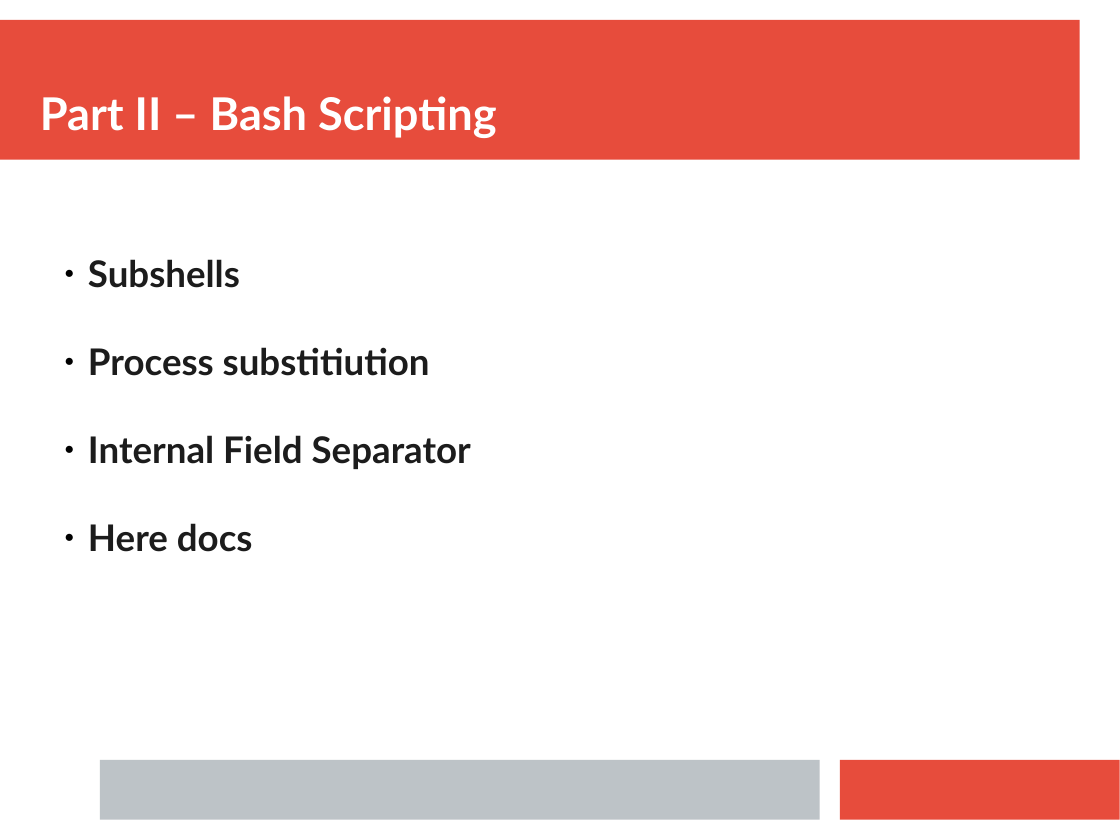
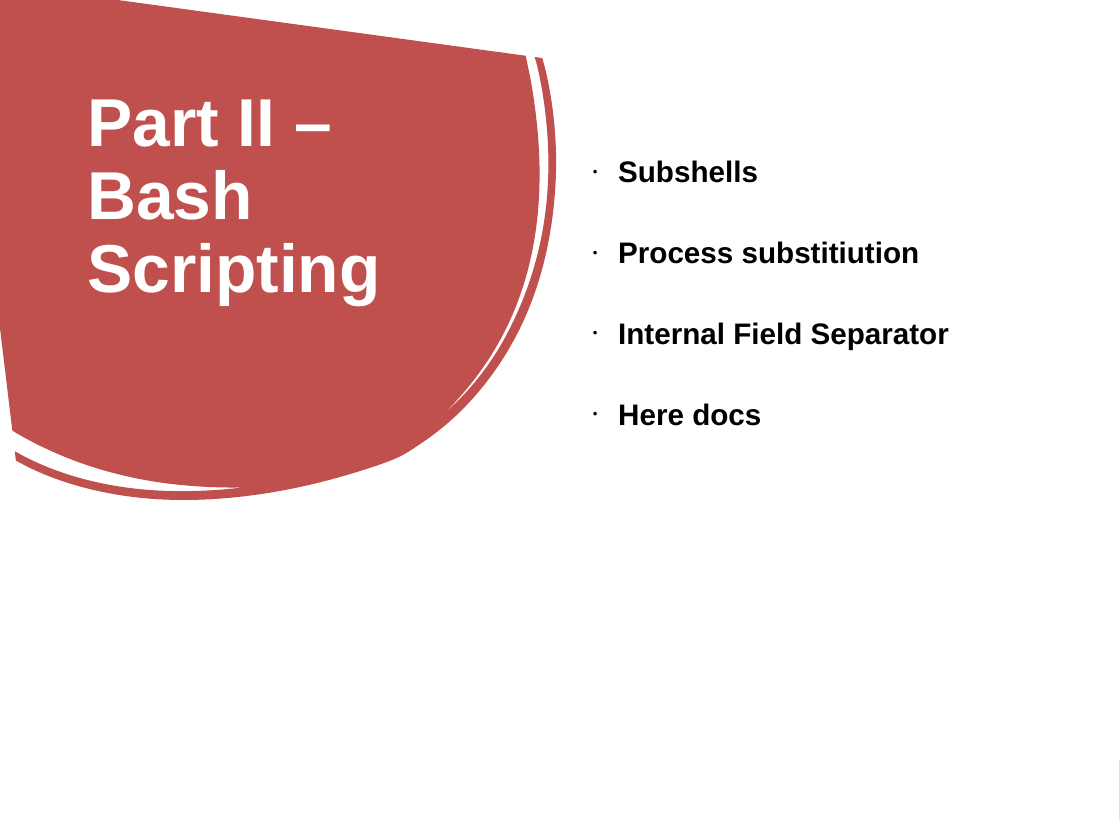
Before and after one commit to ianmiell/bash-next-steps, a slide deck: slide 9 of slides/bash_next_steps.pptx. Drawn at 1120x840 pixels with LibreOffice and Linux fonts; fonts in the diff are those of the drawing. Boxes give left, top, right and bottom in pixels: in the first picture for what was removed or moved away, otherwise in the second. Text is boxed around its words. In the diff, an @@ line names an element or a change of style, - is before the commit and + after.

```diff
--- a/slides/bash_next_steps.pptx
+++ b/slides/bash_next_steps.pptx
@@ rectangle added at (0,0,1120,840), fill #FFFFFF @@
@@ freeform shape added at (0,0,681,630), fill #C0504D @@
@@ text "Part II – Bash Scripting": place and size @@
-text "Part II – Bash Scripting" at (40,96,497,138)
+text "Part II – Bash Scripting" at (87,99,380,305)
@@ text "Part II – Bash Scripting" at (87,99,380,305): size 32 to 48 pt, font Lato to Arial; line spacing 1 to 0.9; more space between paragraphs; vertical alignment bottom to top @@
@@ text "Subshells": place and size @@
-text "Subshells" at (88,259,471,552)
+text "Subshells" at (618,160,949,426)
@@ text "Subshells" at (618,160,949,426): size 26 to 21 pt, font Lato to Arial, text colour #1C1C1C to #000000; bullet ● to •; line spacing 1 to 0.9; more space between paragraphs @@
@@ rectangle removed at (100,760,819,820) @@
```
Also in this commit, not shown: 24 other slides changed, 1 other file.
